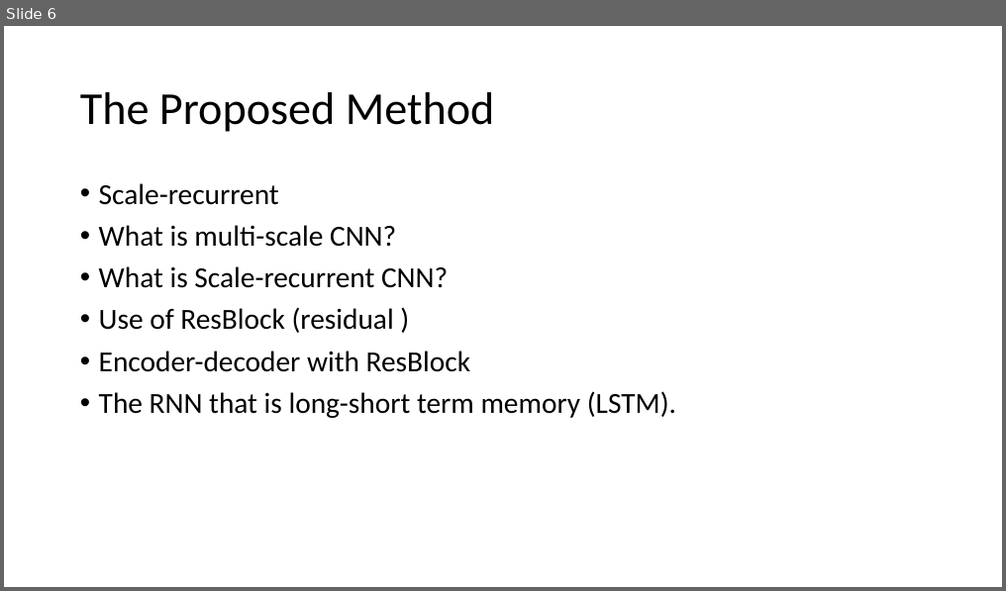
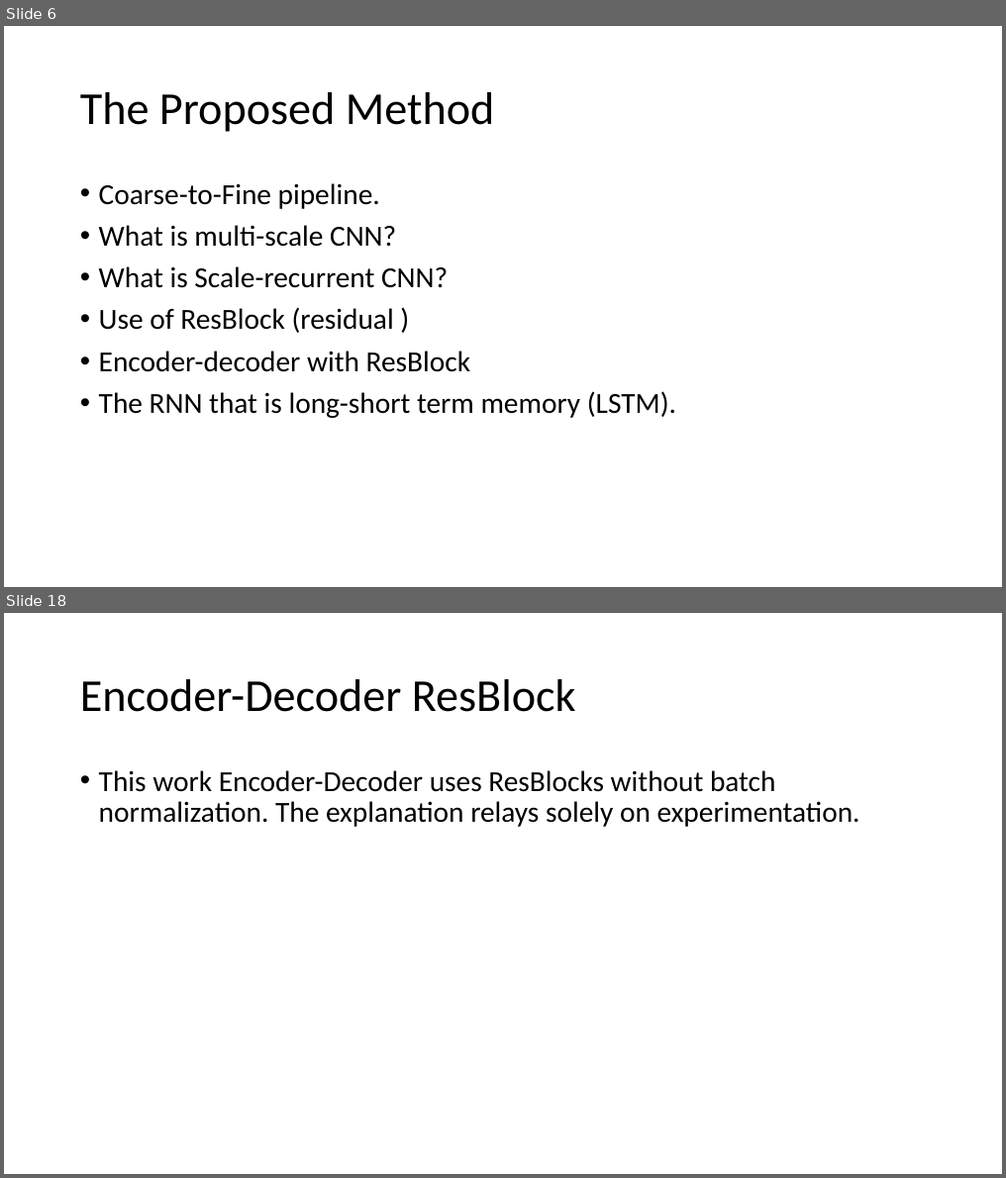
Before and after one commit to Tomlevron/Digital-image-processing, a slide deck: Slideshow/Scale-recurrent network for deblurring.pptx. Shown one above the other, each under a label of ours: slide 6 before the commit, slides 6 and 18 after it; the slides between them are not shown. The pictures are 1006x591 and 1006x1178 pixels, drawn with LibreOffice and Linux fonts; fonts in the diff are those of the drawing. Boxes give left, top, right and bottom in pixels: in the first picture for what was removed or moved away, otherwise in the second. Text is boxed around its words. In the diff, an @@ line names an element or a change of style, - is before the commit and + after.

```diff
--- a/Slideshow/Scale-recurrent network for deblurring.pptx
+++ b/Slideshow/Scale-recurrent network for deblurring.pptx
@@ slide 18 added at bbox=[4, 613, 1002, 1174], background #FFFFFF @@
@@ title added at bbox=[80, 679, 576, 712], 44 pt, text #000000 @@
+Encoder-Decoder ResBlock
@@ text added at bbox=[99, 770, 860, 827], 28 pt, text #000000 @@
+• This work Encoder-Decoder uses ResBlocks without batch normalization. The explanation relays solely on experimentation.
@@ slide 6 changed as well @@
@@ text at bbox=[99, 183, 380, 209]: text changed @@
-• Scale-recurrent
+• Coarse-to-Fine pipeline.
```
Also in this commit, not shown: 2 other slides changed, 16 other slides added.
